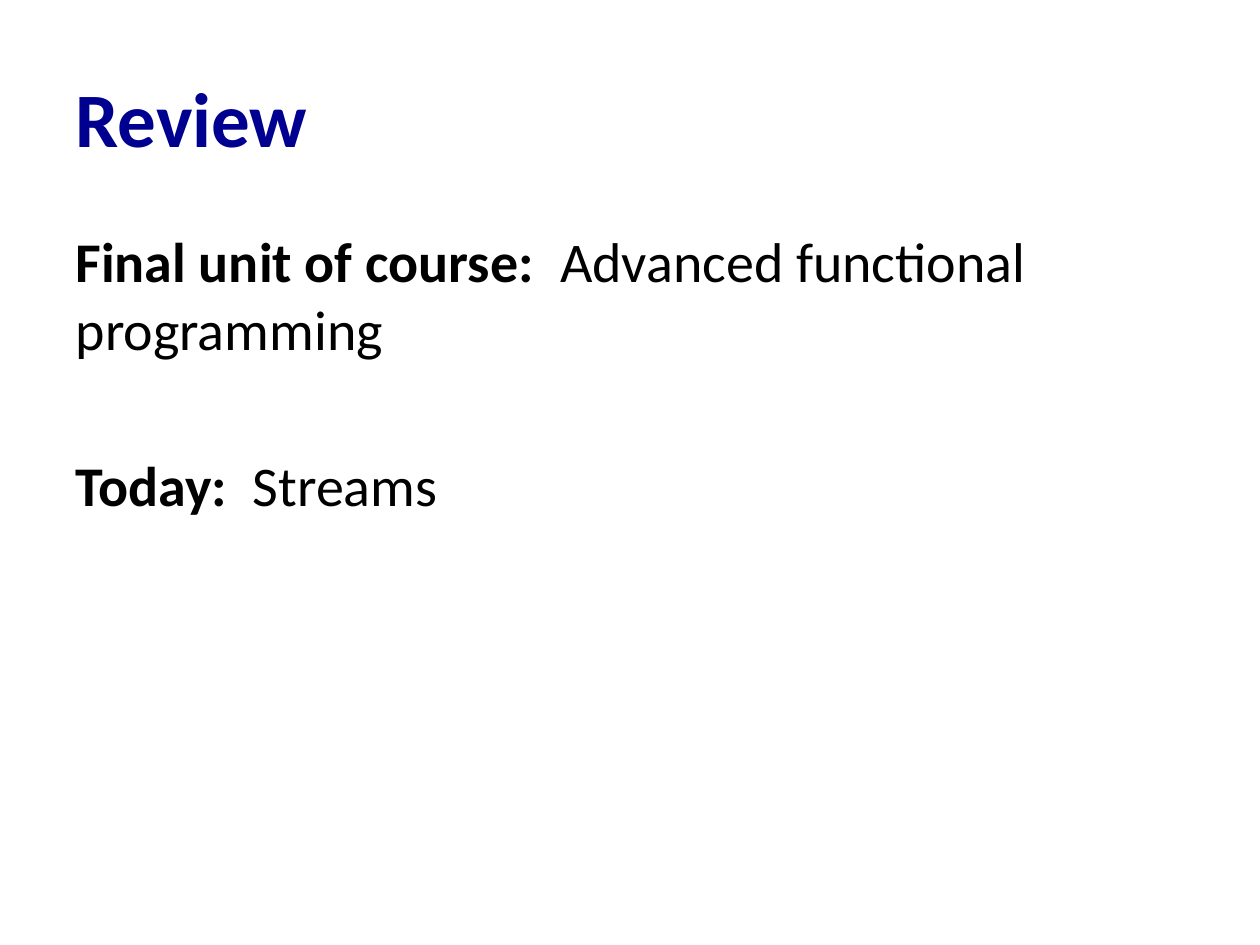
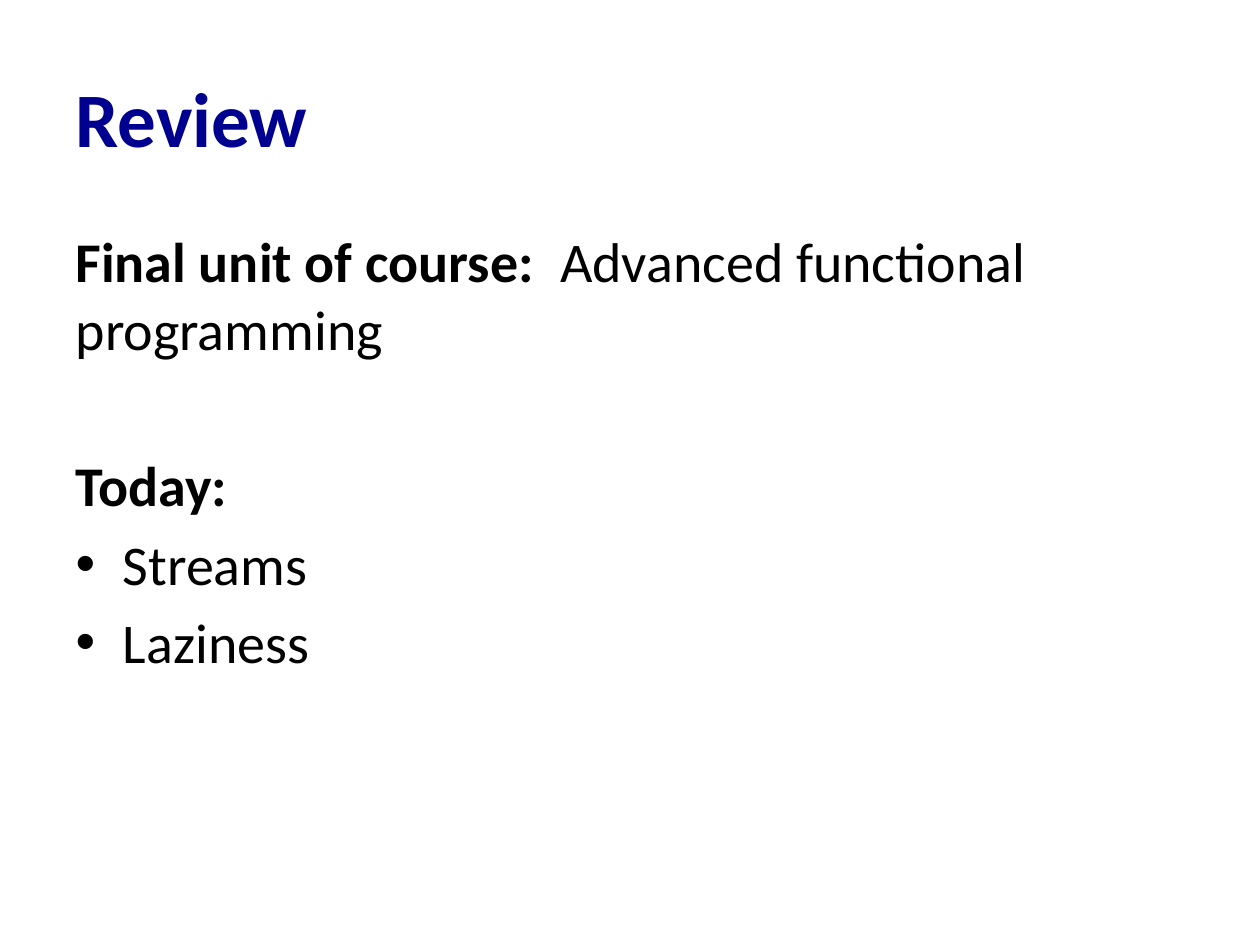
Before and after one commit to cs3110/materials-2019fa, a slide deck: slide 3 of 24-streams/lec.pptx. Drawn at 1260x945 pixels with LibreOffice and Linux fonts; fonts in the diff are those of the drawing. Boxes give left, top, right and bottom in pixels: in the first picture for what was removed or moved away, otherwise in the second. Text is boxed around its words. In the diff, an @@ line names an element or a change of style, - is before the commit and + after.

Commit message:
Update materials to focus more on laziness

```diff
--- a/24-streams/lec.pptx
+++ b/24-streams/lec.pptx
@@ text at bbox=[76, 466, 309, 664]: text changed @@
-Today: Streams
+Today:
+• Streams
+• Laziness
```
Also in this commit, not shown: 3 other slides changed, 5 slides added, 7 slides removed, 2 other files.
